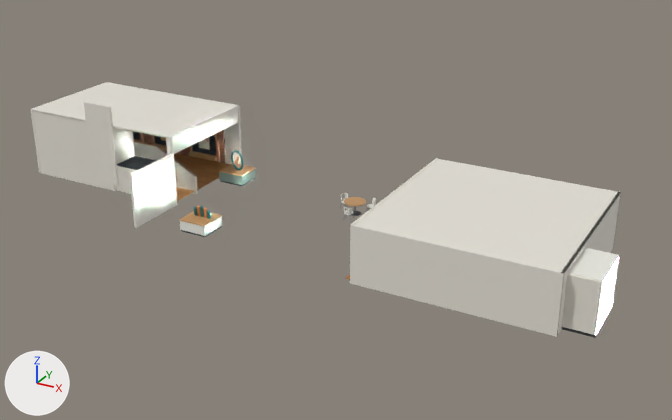
A saved change to the Blender file SourceAssets/Stages/Floor01/EntranceGallery.blend.
One viewpoint serves both versions: a 50 mm camera at (17.0, -35.6, 15.0) aimed at (-6.5, 7.0, -6.3). The lights are fixed; the arrows at lower left show +X, +Y and +Z. The first picture is the older version.

Objects in the first picture: 'SM_EntranceGallery', 'SM_ExitHallParquet'.
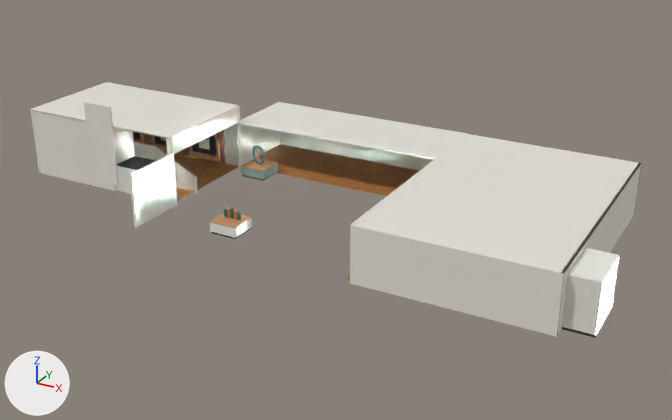
Where the change shows, as pixel boxes [x1, y1, x2, y2] in the pictures (672 x 420 px; the box of a moved part takes in the faces that stretch with it):
'SM_EntranceGallery', reshaped
    before: [31, 82, 621, 338]
    after: [31, 82, 641, 338]
'SM_ExitHallParquet', reshaped
    before: [345, 274, 350, 280]
    after: [259, 144, 419, 280]
part 1 of me_sm_entrancegallery, moved or reshaped (not visible afterwards)
    before: [344, 197, 366, 206]
part 2 of me_sm_entrancegallery, deleted
    before: [340, 193, 376, 222]
part 3 of me_sm_entrancegallery, built on
    before: [219, 150, 621, 274]
    after: [236, 102, 641, 274]
part 4 of me_sm_entrancegallery, moved or reshaped
    before: [179, 205, 222, 237]
    after: [209, 207, 252, 239]
part 5 of me_sm_exithallparquet, added (brown)
    after: [259, 144, 419, 196]

Edits to the bpy script that builds the scene:
```text
Change me_sm_entrancegallery:
    used by ob_sm_entrancegallery; location = (0.0, 0.0, 0.0)
    remove me_sm_entrancegallery.from_pydata(...)  # 6079 vertices, 1372 faces; spans x -25.9..10.0, y 0.0..10.4, z -6.5..-0.4
    add me_sm_entrancegallery.from_pydata(...)  # 6151 vertices, 1390 faces; spans x -25.9..10.0, y 0.0..15.1, z -6.5..-0.4
    me_sm_entrancegallery part 1: the loose piece of 24 vertices spanning x -5.9..-4.7, y 6.5..7.8, z -5.5 is moved by (10.2, 1.8, 0.0)
    me_sm_entrancegallery part 2: 280 loose pieces with 1240 vertices, spanning x -6.4..-4.2, y 5.9..8.0, z -6.3..-5.4, are deleted
    me_sm_entrancegallery part 3: 1246 vertices moved from x -14.9..8.4, y 3.8..10.3, z -6.5..-3.4 to x -14.2..8.4, y 5.3..15.1, z -6.5..-3.4; 1312 vertices added at x -15.3..5.9, y 7.8..15.1, z -6.5..-3.4
    me_sm_entrancegallery part 4: 192 vertices moved from x -12.5..-10.8, y 0.5..2.1, z -6.3..-4.8 to x -11.0..-9.3, y 1.1..2.7, z -6.3..-4.8
    other edits to the shape of me_sm_entrancegallery do not show in these pictures
Change me_sm_exithallparquet:
    used by ob_sm_exithallparquet; location = (0.0, 0.0, 0.0)
    verts and faces of me_sm_exithallparquet; kept vertices keep their numbers, new ones are numbered from 4
    remove me_sm_exithallparquet.from_pydata(...)  # 4 vertices, 1 face; spans x -2.11..8.32, y -0.01..10.24, z -6.28
    add me_sm_exithallparquet.from_pydata(...)  # 12 vertices, 3 faces; spans x -15.19..8.32, y -0.01..15.08, z -6.28
    me_sm_exithallparquet part 5
    add verts[4] = (-15.19, 10.28, -6.28)  # pixel (240, 165)
    add verts[5] = (-2.11, 10.28, -6.28)
    add verts[6] = (-2.11, 10.24, -6.28)
    add verts[7] = (8.32, 10.24, -6.28)
    add for new, old in zip([*range(8, 12)], [*range(4, 8)]): verts[new] = verts[old] + (0.0, 4.8, 0.0)
    add faces += [(4, 5, 9, 8), (6, 7, 11, 10)]
```
